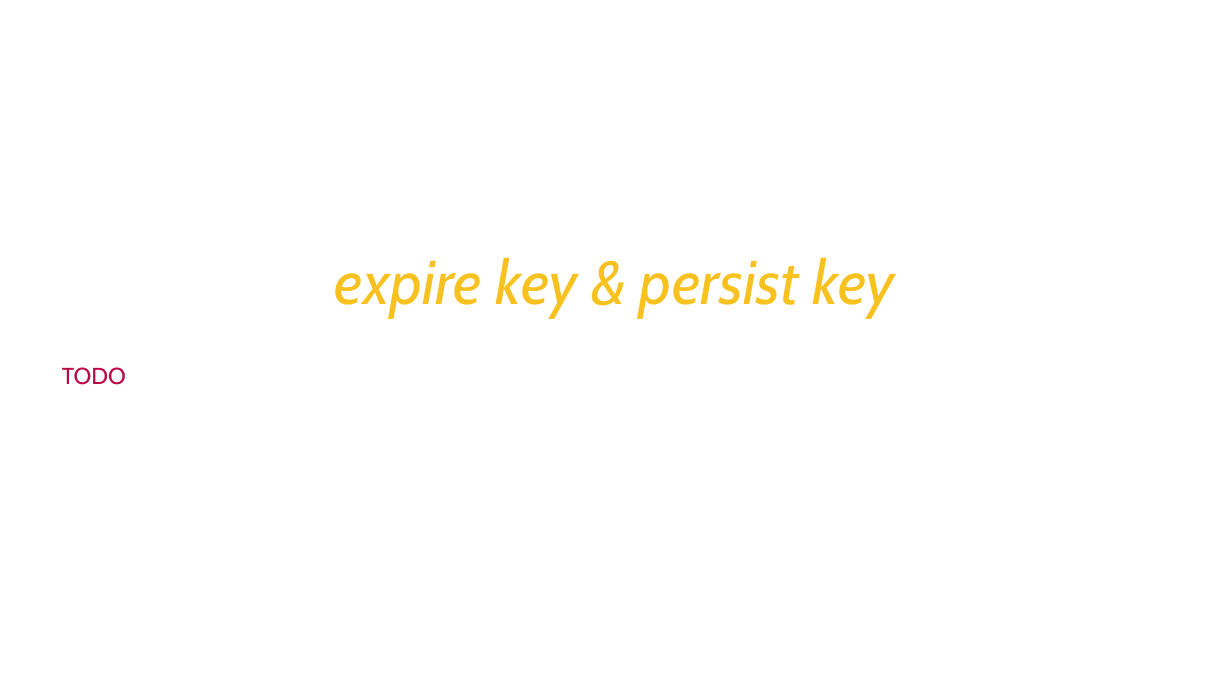
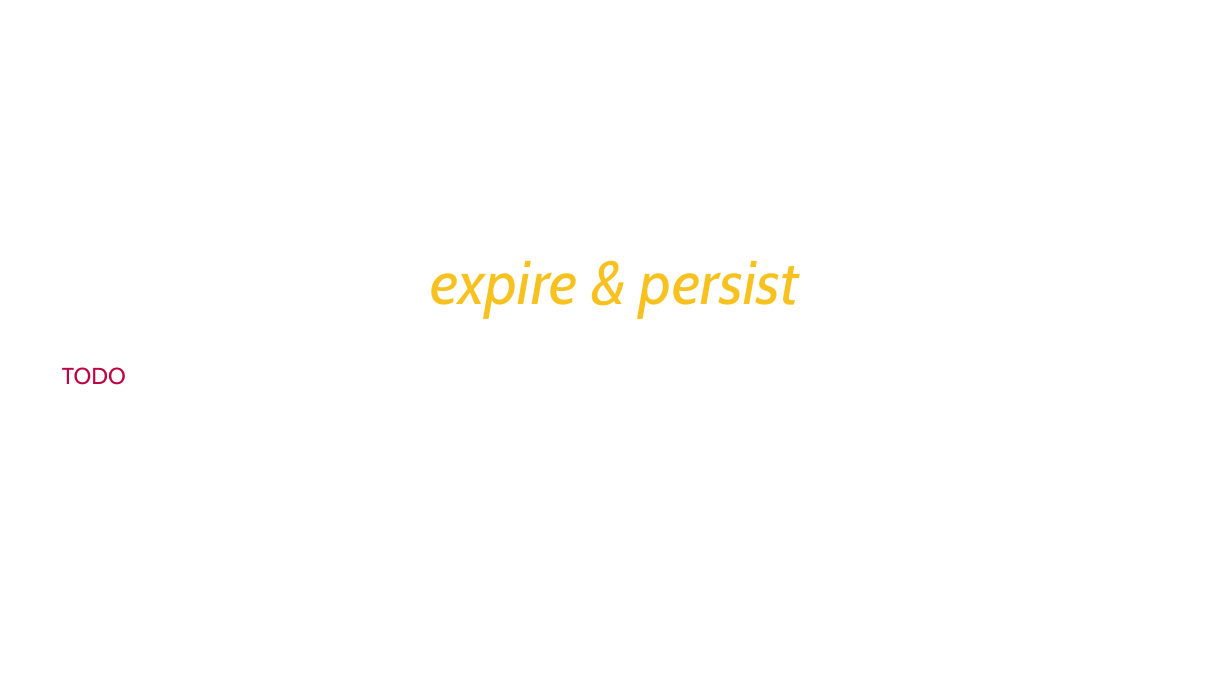
Before and after one commit to Saleel-Bagde/PPT-s, a slide deck: slide 21 of redis Ver2.pptx. Drawn at 1232x693 pixels with LibreOffice and Linux fonts; fonts in the diff are those of the drawing. Boxes give left, top, right and bottom in pixels: in the first picture for what was removed or moved away, otherwise in the second. Text is boxed around its words. In the diff, an @@ line names an element or a change of style, - is before the commit and + after.

```diff
--- a/redis Ver2.pptx
+++ b/redis Ver2.pptx
@@ text at [431,261,799,318]: text changed @@
-expire key & persist key
+expire & persist
```
Also in this commit, not shown: 52 other slides changed, 3 slides added.
